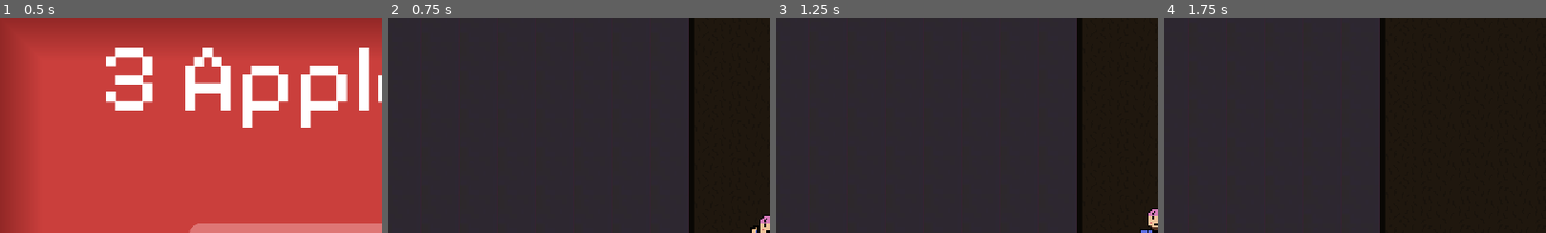
Above: before the commit, frames 1-4 (left to right).
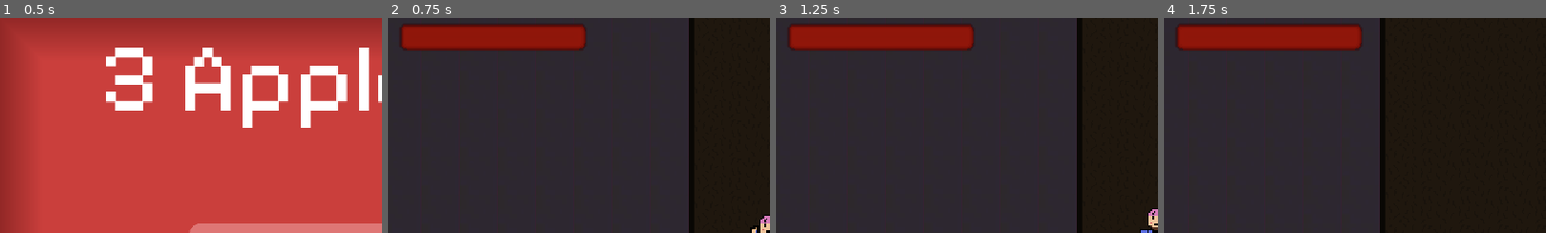
Above: after the commit, the same moments.

Repository: DyingCandy/3-apples-tall
Game: Godot game, scene res://Scenes/UI/title_screen.tscn
Two runs of this game, one before a commit and one after it. Both use one fixed random seed, a clock stepped at 60 frames per second and the inputs below.
Inputs (mouse positions are % of the whole screen's width and height, from its top left):
- Up to frame 1 (0.5 s): no input
- Up to frame 2 (0.75 s): click "Play" at 0.5 s
- Up to frame 3 (1.25 s): no input
- Up to frame 4 (1.75 s): tap Enter at 1.25 s; move the mouse to (72, 45) at 1.27 s; hold D (right) from 1.28 s (still down); tap Alt at 1.35 s; click (72, 45) at 1.42 s; tap Space (jump) at 1.52 s
The pictures show only the part of the screen within x 0-50%, y 0-50%; the shares and areas given below are measured in that part.

Frame 1 is identical in both runs. In frame 2, 5.7% of the frame differs, in the area x 3-52%, y 3-16%; in frame 3, 5.7%; in frame 4, 5.7%.

Commit message:
Added health bar
Note to self: Improve health bar look - custom art??

Diff:
--- a/jame-gam/Scenes/Entities/player.tscn
+++ b/jame-gam/Scenes/Entities/player.tscn
@@ -5,6 +5,8 @@
 [ext_resource type="Texture2D" uid="uid://be7xe4t2dxgtd" path="res://Assets/Sprites/Player-animation-fall-up.png" id="2_svftf"]
 [ext_resource type="Texture2D" uid="uid://bpdfkpxhyxqc3" path="res://Assets/Sprites/Player-animation.png" id="3_a1rq5"]
 [ext_resource type="Script" uid="uid://dt0x432cg1tpu" path="res://Scripts/health/health_component.gd" id="5_a1rq5"]
+[ext_resource type="PackedScene" uid="uid://b2t4qj1b121a4" path="res://Scenes/UI/player_health_bar.tscn" id="6_yqx0t"]
+[ext_resource type="Script" uid="uid://b6iovmw7h3op7" path="res://Scripts/health/player_health_bar.gd" id="7_ofjh0"]
 
 [sub_resource type="RectangleShape2D" id="RectangleShape2D_ft3ro"]
 size = Vector2(13.333332, 29.5)
@@ -94,3 +96,10 @@
 [node name="HealthComponent" type="Node" parent="." unique_id=2042030627]
 script = ExtResource("5_a1rq5")
 maxHealth = 3.0
+
+[node name="Player UI" type="CanvasLayer" parent="." unique_id=200662861]
+
+[node name="Health Bar" parent="Player UI" unique_id=184506146 instance=ExtResource("6_yqx0t")]
+script = ExtResource("7_ofjh0")
+
+[connection signal="health_changed" from="HealthComponent" to="Player UI/Health Bar" method="_on_health_component_health_changed"]
--- /dev/null
+++ b/jame-gam/Scenes/UI/player_health_bar.tscn
@@ -0,0 +1,50 @@
+[gd_scene format=3 uid="uid://b2t4qj1b121a4"]
+
+[sub_resource type="StyleBoxFlat" id="StyleBoxFlat_11ei8"]
+bg_color = Color(0.2581512, 1.5642495e-07, 8.4228816e-08, 1)
+border_width_left = 10
+border_width_top = 10
+border_width_right = 10
+border_width_bottom = 10
+border_color = Color(0.38208088, 2.8276816e-07, 1.2032687e-07, 1)
+border_blend = true
+corner_radius_top_left = 4
+corner_radius_top_right = 4
+corner_radius_bottom_right = 4
+corner_radius_bottom_left = 4
+shadow_offset = Vector2(1.23, 0)
+
+[sub_resource type="StyleBoxFlat" id="StyleBoxFlat_tsxsc"]
+bg_color = Color(0.6666667, 0.11372549, 0.05490196, 0.7490196)
+border_width_left = 3
+border_width_top = 3
+border_width_right = 3
+border_width_bottom = 3
+border_color = Color(0.50191987, 0.07467743, 0.029964762, 0.7490196)
+border_blend = true
+corner_radius_top_left = 4
+corner_radius_top_right = 4
+corner_radius_bottom_right = 4
+corner_radius_bottom_left = 4
+shadow_color = Color(0.21176471, 0, 0, 0.6)
+shadow_size = 2
+
+[sub_resource type="Theme" id="Theme_rjh02"]
+ProgressBar/styles/background = SubResource("StyleBoxFlat_11ei8")
+ProgressBar/styles/fill = SubResource("StyleBoxFlat_tsxsc")
+
+[node name="Health Bar" type="ProgressBar" unique_id=813875346]
+anchors_preset = -1
+anchor_left = 0.017
+anchor_top = 0.017
+anchor_right = 0.25800002
+anchor_bottom = 0.07300001
+offset_right = -0.120010376
+offset_bottom = -0.16000175
+theme = SubResource("Theme_rjh02")
+theme_override_font_sizes/font_size = 9
+max_value = 3.0
+step = 1.0
+value = 3.0
+rounded = true
+show_percentage = false
--- a/jame-gam/Scripts/fly.gd
+++ b/jame-gam/Scripts/fly.gd
@@ -19,6 +19,6 @@
 
 
 func _on_hurt_box_body_entered(body: Node2D) -> void:
-	print("die")
 	if body.name == "Player":
 		body.hit(1)
+		print("hit")
--- a/jame-gam/Scripts/health/health_component.gd
+++ b/jame-gam/Scripts/health/health_component.gd
@@ -16,7 +16,7 @@
 
 	health = clampf(health - amount, 0, maxHealth)
 	health_changed.emit(health, maxHealth)
-
+	print(health)
 	if health <= 0:
 		die.emit()
 
--- /dev/null
+++ b/jame-gam/Scripts/health/player_health_bar.gd
@@ -0,0 +1,8 @@
+extends ProgressBar
+
+@onready var health_component: HealthComponent = $"../../HealthComponent"
+
+
+
+func _on_health_component_health_changed(health: int, maxHealth: int) -> void:
+	value = health
--- a/jame-gam/Scripts/player.gd
+++ b/jame-gam/Scripts/player.gd
@@ -14,10 +14,12 @@
 
 func hit(damage_amount: float) -> void:
 	health_component.takeDamage(damage_amount)
+	print("hit recieved")
+	print(damage_amount)
 
 func on_death():
 	queue_free()
-	#Change scene to death screen
+	print("die")
 
 func jelly_bounce(amount : float) -> void:
 	velocity.y = -850 * amount
Not shown, added: jame-gam/Scripts/health/player_health_bar.gd.uid
